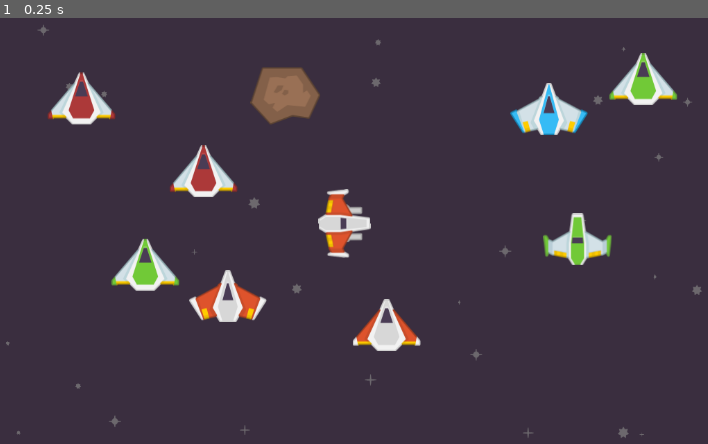
Above: before the commit, frame 1.
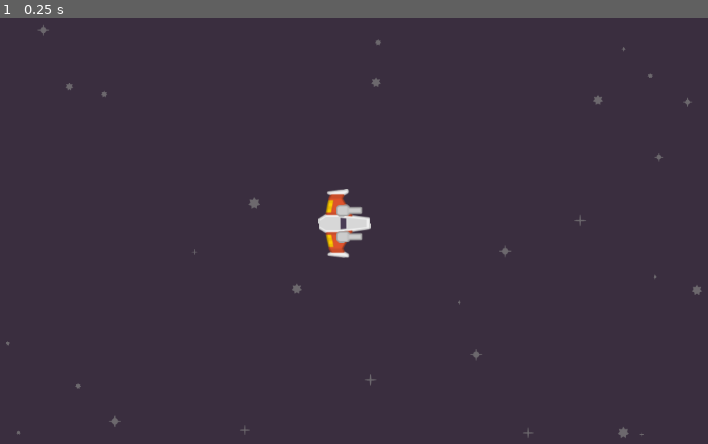
Above: after the commit, the same moment.

Repository: libardia/godot-practice-twinstick
Game: Godot game, scene res://scenes/main/main.tscn
Two runs of this game, one before a commit and one after it. Both use one fixed random seed, a clock stepped at 60 frames per second and the inputs below.
Inputs:
- Up to frame 1 (0.25 s): no input

The runs differ from the first frame. In frame 1, 6.1% of the frame differs, in the area x 6-96%, y 8-79%.
Error in both runs: Invalid access to property or key 'source_changed' on a base object of type 'Nil'. (res://scenes/main/adaptive_cursor.gd:14)

Commit message:
2d physics interpolation issues

Diff:
--- a/obj/bullet/bullet.gd
+++ b/obj/bullet/bullet.gd
@@ -5,5 +5,5 @@
 var velocity: Vector2
 
 
-func _process(delta: float) -> void:
+func _physics_process(delta: float) -> void:
     position += velocity * delta
--- a/obj/bullet/bullet.tscn
+++ b/obj/bullet/bullet.tscn
@@ -1,10 +1,6 @@
 [gd_scene format=3 uid="uid://c3jpn5qdcaode"]
 
-[ext_resource type="Texture2D" uid="uid://cgpn02f7bxdmf" path="res://assets/img/bullet/laserBlue01.png" id="1_c4s6q"]
 [ext_resource type="Script" uid="uid://cvsu86mtu4wj" path="res://obj/bullet/bullet.gd" id="1_eb0oy"]
-
-[sub_resource type="RectangleShape2D" id="RectangleShape2D_eb0oy"]
-size = Vector2(51, 4)
 
 [node name="Bullet" type="Node2D" unique_id=1200226700]
 script = ExtResource("1_eb0oy")
@@ -14,17 +10,10 @@
 one_shot = true
 autostart = true
 
-[node name="Group" type="Node2D" parent="." unique_id=575392276]
-position = Vector2(22, 0)
+[node name="BulletSprite" type="Sprite2D" parent="." unique_id=1032581405]
 
-[node name="BulletSprite" type="Sprite2D" parent="Group" unique_id=1032581405]
-rotation = 1.5707964
-texture = ExtResource("1_c4s6q")
+[node name="Area2D" type="Area2D" parent="." unique_id=1841136345]
 
-[node name="Area2D" type="Area2D" parent="Group" unique_id=1841136345]
-
-[node name="CollisionShape2D" type="CollisionShape2D" parent="Group/Area2D" unique_id=209751782]
-position = Vector2(-1.5, 0)
-shape = SubResource("RectangleShape2D_eb0oy")
+[node name="CollisionShape2D" type="CollisionShape2D" parent="Area2D" unique_id=209751782]
 
 [connection signal="timeout" from="Lifetime" to="." method="queue_free"]
--- /dev/null
+++ b/obj/bullet/impl/bullet_player.tscn
@@ -0,0 +1,21 @@
+[gd_scene format=3 uid="uid://bi0qdqdk5x0op"]
+
+[ext_resource type="PackedScene" uid="uid://c3jpn5qdcaode" path="res://obj/bullet/bullet.tscn" id="1_54vo5"]
+[ext_resource type="Texture2D" uid="uid://cgpn02f7bxdmf" path="res://assets/img/bullet/laserBlue01.png" id="2_sdpjq"]
+
+[sub_resource type="RectangleShape2D" id="RectangleShape2D_sdpjq"]
+size = Vector2(51, 4)
+
+[node name="Bullet" unique_id=1200226700 instance=ExtResource("1_54vo5")]
+
+[node name="BulletSprite" parent="." index="1" unique_id=1032581405]
+position = Vector2(20, 0)
+rotation = 1.5707964
+texture = ExtResource("2_sdpjq")
+
+[node name="Area2D" parent="." index="2" unique_id=1841136345]
+position = Vector2(20, 0)
+
+[node name="CollisionShape2D" parent="Area2D" index="0" unique_id=209751782]
+position = Vector2(-1.5, 0)
+shape = SubResource("RectangleShape2D_sdpjq")
--- a/obj/player/player.gd
+++ b/obj/player/player.gd
@@ -71,6 +71,7 @@
         ease(rotation_lerp_factor * get_physics_process_delta_time(), rotation_ease_factor)
     )
 
+
 func start_firing():
     if fire_cooldown.is_stopped():
         fire()
--- a/obj/player/player.tscn
+++ b/obj/player/player.tscn
@@ -3,6 +3,7 @@
 [ext_resource type="Script" uid="uid://ctlkd0g8044p8" path="res://obj/player/player.gd" id="1_xopso"]
 [ext_resource type="Texture2D" uid="uid://brhaqo7uva4gf" path="res://assets/img/ship/playerShip1_orange.png" id="2_xopso"]
 [ext_resource type="PackedScene" uid="uid://cgo4qtqd6e4e6" path="res://obj/turret/turret.tscn" id="3_rhfbe"]
+[ext_resource type="PackedScene" uid="uid://bi0qdqdk5x0op" path="res://obj/bullet/impl/bullet_player.tscn" id="4_hle3s"]
 
 [sub_resource type="RectangleShape2D" id="RectangleShape2D_xopso"]
 size = Vector2(27.435, 95.645)
@@ -26,7 +27,6 @@
 
 [node name="FireCooldown" type="Timer" parent="." unique_id=1934395190]
 unique_name_in_owner = true
-process_callback = 0
 wait_time = 0.2
 
 [node name="Camera2D" type="Camera2D" parent="." unique_id=2104907668]
@@ -42,12 +42,12 @@
 unique_name_in_owner = true
 
 [node name="TurretBasic" parent="Turrets" unique_id=1943116017 instance=ExtResource("3_rhfbe")]
-z_index = -3
 position = Vector2(-2, 19)
+bullet_scene = ExtResource("4_hle3s")
 
 [node name="TurretBasic2" parent="Turrets" unique_id=1135450059 instance=ExtResource("3_rhfbe")]
-z_index = -3
 position = Vector2(-2, -19)
+bullet_scene = ExtResource("4_hle3s")
 
 [node name="CollisionShape2D" type="CollisionShape2D" parent="." unique_id=1706966364]
 position = Vector2(-11.630001, 0)
--- a/obj/turret/turret.gd
+++ b/obj/turret/turret.gd
@@ -32,7 +32,7 @@
     for point in fire_points:
         var fire_xform = point.global_transform
         var bullet_vel = extra_velocity + fire_xform.x * bullet_speed
-        BulletManager.fire(bullet_scene, fire_xform, bullet_vel, NodeUtil.absolute_z(point))
+        BulletManager.fire(bullet_scene, fire_xform, bullet_vel)
 
 
 func _process(delta: float) -> void:
--- a/obj/turret/turret.tscn
+++ b/obj/turret/turret.tscn
@@ -18,7 +18,6 @@
 texture = ExtResource("3_e3cl8")
 
 [node name="Gun" type="Node2D" parent="." unique_id=1884350004]
-z_index = 2
 
 [node name="GunSprite" type="Sprite2D" parent="Gun" unique_id=2099463501]
 position = Vector2(9, 0)
@@ -29,5 +28,4 @@
 unique_name_in_owner = true
 
 [node name="FirePosition" type="Marker2D" parent="Gun/FirePoints" unique_id=764586990]
-z_index = -1
 position = Vector2(20, 0)
--- a/scenes/main/main.tscn
+++ b/scenes/main/main.tscn
@@ -8,13 +8,6 @@
 [ext_resource type="Texture2D" uid="uid://dgkv6vvwmaglv" path="res://assets/img/stars/star1.png" id="6_raeie"]
 [ext_resource type="Texture2D" uid="uid://c6drk2bvyg6co" path="res://assets/img/stars/star2.png" id="7_hxu8e"]
 [ext_resource type="Texture2D" uid="uid://cme4x0a1qpqps" path="res://assets/img/stars/star3.png" id="8_nvumn"]
-[ext_resource type="Texture2D" uid="uid://de1r3syi3aj0p" path="res://assets/img/ship/playerShip3_green.png" id="8_r4lks"]
-[ext_resource type="Texture2D" uid="uid://hc2kd68wtigv" path="res://assets/img/ship/playerShip1_green.png" id="9_pg34l"]
-[ext_resource type="Texture2D" uid="uid://djx884mryyacp" path="res://assets/img/ship/playerShip2_blue.png" id="10_m4h2d"]
-[ext_resource type="Texture2D" uid="uid://b1gl4llpc7rg6" path="res://assets/img/ship/playerShip2_orange.png" id="11_p8abn"]
-[ext_resource type="Texture2D" uid="uid://ceqhc62lkpwn3" path="res://assets/img/ship/playerShip3_red.png" id="12_s17dp"]
-[ext_resource type="Texture2D" uid="uid://cwjrbk81e6en3" path="res://assets/img/ship/playerShip3_orange.png" id="13_37hlw"]
-[ext_resource type="PackedScene" uid="uid://c61by5jcptx6n" path="res://obj/enemies/asteroid/impl/asteroid_bb1.tscn" id="16_hxu8e"]
 
 [node name="Main" type="Node2D" unique_id=1026637475]
 script = ExtResource("1_raeie")
@@ -38,38 +31,3 @@
 stars_textures = Array[Texture2D]([ExtResource("6_raeie"), ExtResource("7_hxu8e"), ExtResource("8_nvumn")])
 stars_modulate = Color(0.5176471, 0.5176471, 0.5176471, 0.6745098)
 metadata/_custom_type_script = "uid://davqcsxn32c3l"
-
-[node name="PlayerShip3Green" type="Sprite2D" parent="." unique_id=218668830]
-position = Vector2(-287, 60)
-texture = ExtResource("8_r4lks")
-
-[node name="PlayerShip1Green" type="Sprite2D" parent="." unique_id=788140789]
-position = Vector2(336, 23)
-texture = ExtResource("9_pg34l")
-
-[node name="PlayerShip2Blue" type="Sprite2D" parent="." unique_id=644809038]
-position = Vector2(295, -165)
-texture = ExtResource("10_m4h2d")
-
-[node name="PlayerShip2Orange" type="Sprite2D" parent="." unique_id=1564196216]
-position = Vector2(-168, 105)
-texture = ExtResource("11_p8abn")
-
-[node name="PlayerShip3Red" type="Sprite2D" parent="." unique_id=182987722]
-position = Vector2(-203, -75)
-texture = ExtResource("12_s17dp")
-
-[node name="PlayerShip3Orange" type="Sprite2D" parent="." unique_id=1279975929]
-position = Vector2(61, 147)
-texture = ExtResource("13_37hlw")
-
-[node name="PlayerShip3Green2" type="Sprite2D" parent="." unique_id=1851546525]
-position = Vector2(431, -208)
-texture = ExtResource("8_r4lks")
-
-[node name="PlayerShip3Red2" type="Sprite2D" parent="." unique_id=1543910054]
-position = Vector2(-379, -180)
-texture = ExtResource("12_s17dp")
-
-[node name="AsteroidBB1" parent="." unique_id=1515242791 instance=ExtResource("16_hxu8e")]
-position = Vector2(-85, -184)
--- a/scripts/bullet_manager.gd
+++ b/scripts/bullet_manager.gd
@@ -4,13 +4,13 @@
 var bullet_container: Node2D
 
 
-func fire(scene: PackedScene, init_xform: Transform2D, velocity: Vector2, z_index: int = 0):
+func fire(scene: PackedScene, init_xform: Transform2D, velocity: Vector2):
     if not bullet_container:
         bullet_container = Node2D.new()
+        bullet_container.z_index = -1
         get_tree().current_scene.add_child(bullet_container)
+        get_tree().current_scene.move_child(bullet_container, 0)
     var bullet: Bullet = scene.instantiate()
     bullet.velocity = velocity
     bullet.global_transform = init_xform
-    bullet.z_index = z_index
-    bullet.z_as_relative = false
     bullet_container.add_child(bullet)
--- a/scripts/node_util.gd
+++ /dev/null
@@ -1,12 +0,0 @@
-extends Node
-
-
-func absolute_z(target: Node2D) -> int:
-    var node = target
-    var z_index = 0
-    while node and node is Node2D:
-        z_index += node.z_index
-        if not node.z_as_relative:
-            break
-        node = node.get_parent()
-    return z_index
Not shown, removed: scripts/node_util.gd.uid
